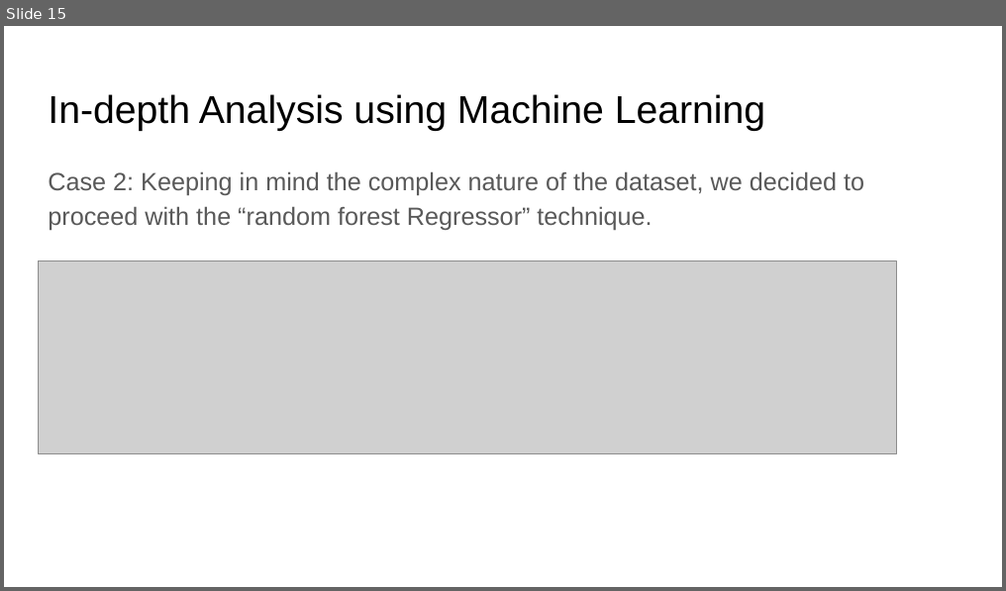
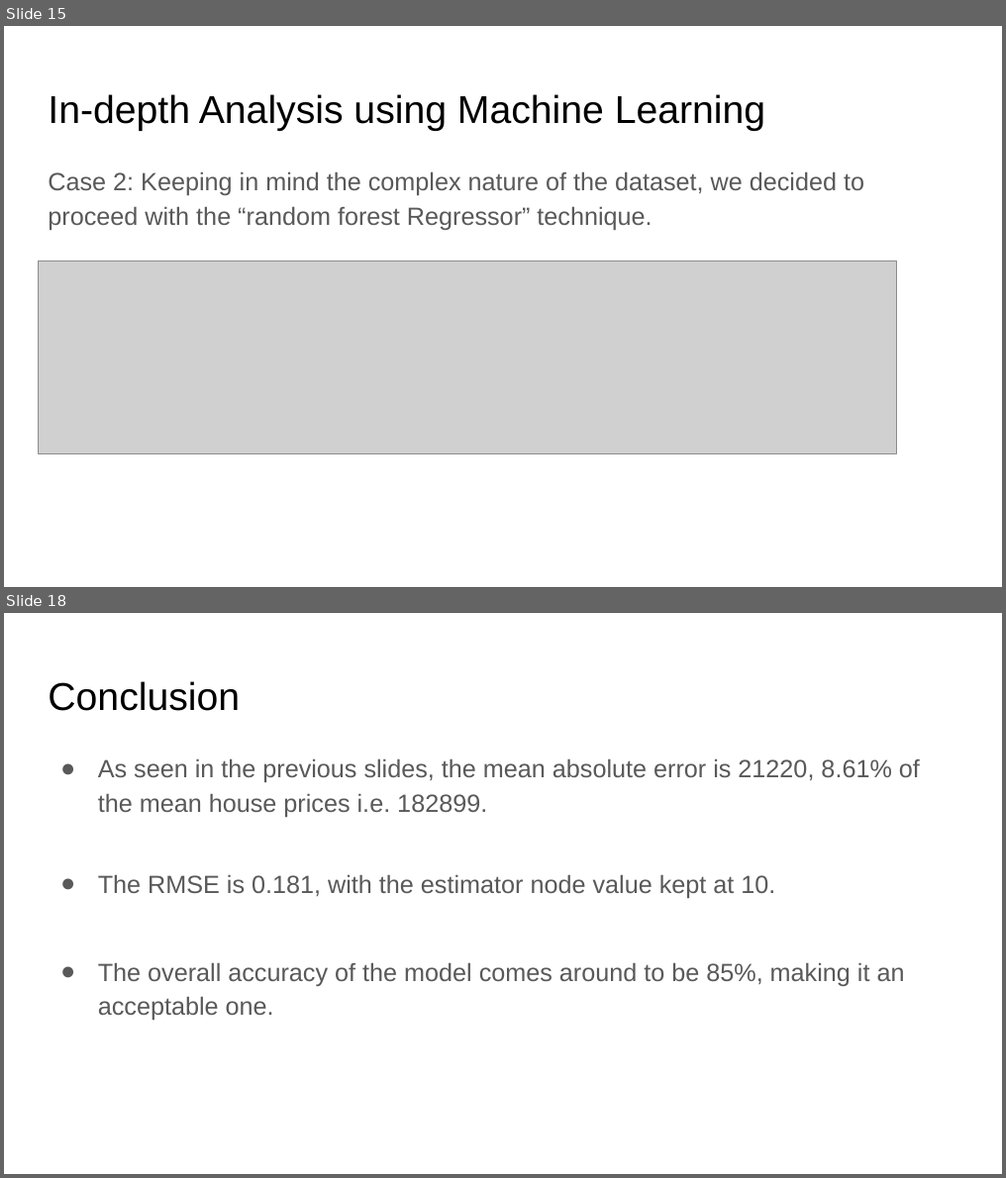
Before and after one commit to priyam81/finalProjectCP1, a slide deck: Project presentation.pptx. Shown one above the other, each under a label of ours: slide 15 before the commit, slides 15 and 18 after it; the slides between them are not shown. The pictures are 1006x591 and 1006x1178 pixels, drawn with LibreOffice and Linux fonts; fonts in the diff are those of the drawing; grey boxes stand for pictures. Boxes give left, top, right and bottom in pixels: in the first picture for what was removed or moved away, otherwise in the second. Text is boxed around its words. In the diff, an @@ line names an element or a change of style, - is before the commit and + after.

Commit message:
Slide deck for ppt

```diff
--- a/Project presentation.pptx
+++ b/Project presentation.pptx
@@ slide 18 added at [4, 613, 1002, 1174], background #FFFFFF @@
@@ title added at [48, 681, 240, 711], 28 pt, text #000000 @@
+Conclusion
@@ text added at [98, 759, 920, 1020], 18 pt, text #595959 @@
+● As seen in the previous slides, the mean absolute error is 21220, 8.61% of the mean house prices i.e. 182899.
+● The RMSE is 0.181, with the estimator node value kept at 10.
+● The overall accuracy of the model comes around to be 85%, making it an acceptable one.
```
Also in this commit, not shown: 1 slide changed, 1 other slide added.
